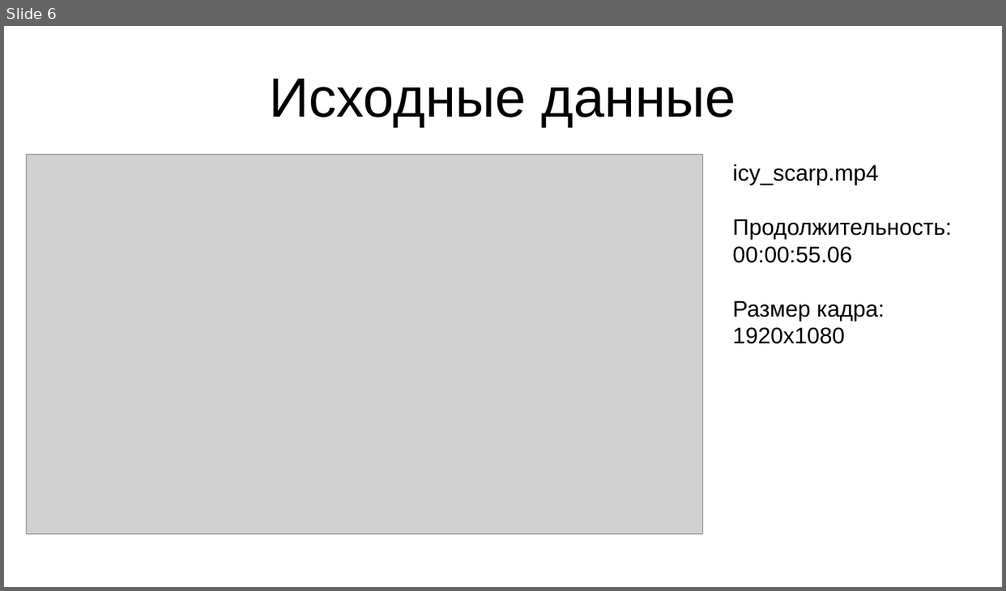
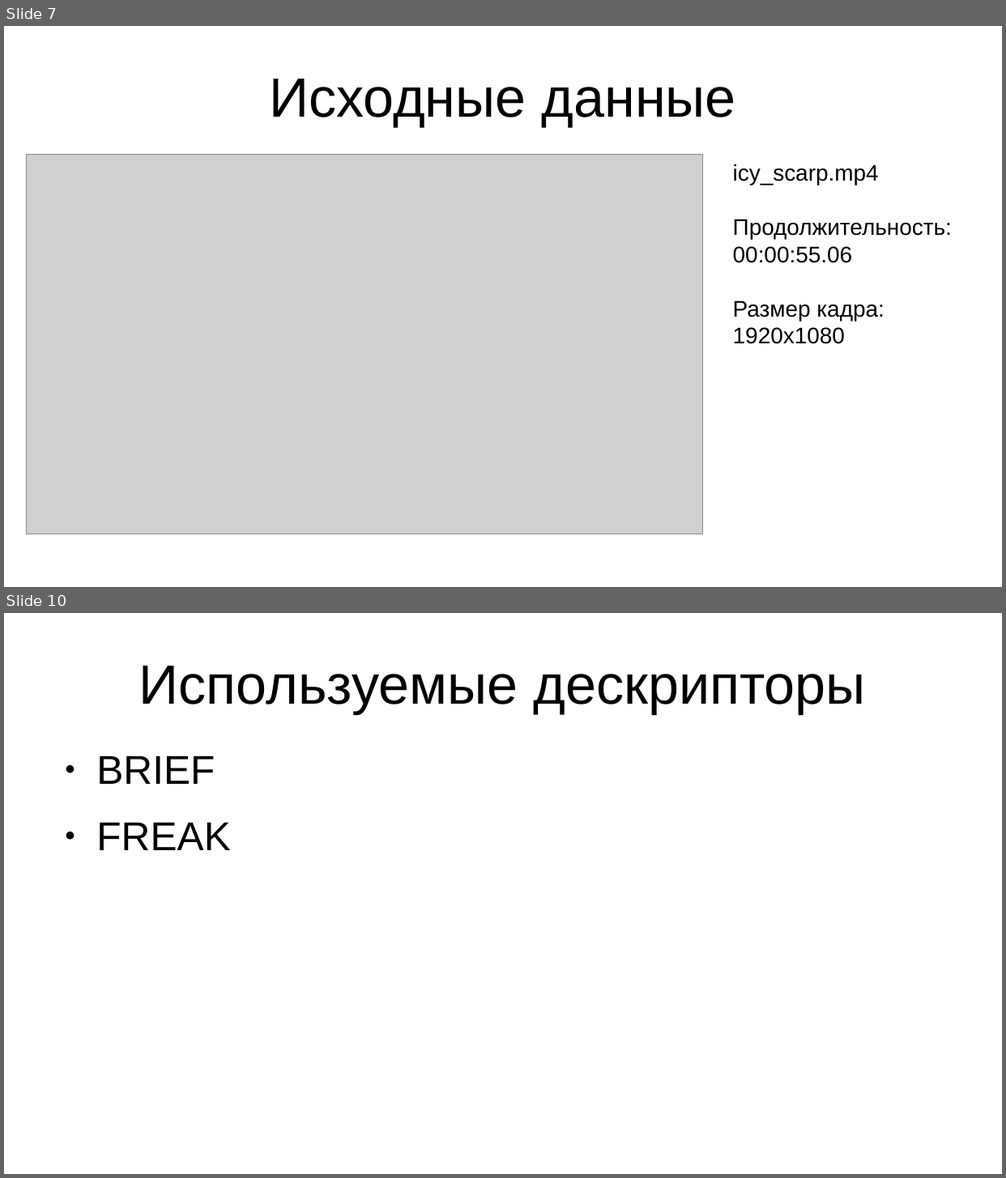
Before and after one commit to daniel-95/diploma, a slide deck: диплом/вкр.pptx. Shown one above the other, each under a label of ours: slide 6 before the commit, slides 7 and 10 after it; the slides between them are not shown. The pictures are 1006x591 and 1006x1178 pixels, drawn with LibreOffice and Linux fonts; fonts in the diff are those of the drawing; grey boxes stand for pictures. Boxes give left, top, right and bottom in pixels: in the first picture for what was removed or moved away, otherwise in the second. Text is boxed around its words. In the diff, an @@ line names an element or a change of style, - is before the commit and + after.

```diff
--- a/диплом/вкр.pptx
+++ b/диплом/вкр.pptx
@@ slide 10 added at bbox=[4, 613, 1002, 1174], background #FFFFFF @@
@@ text added at bbox=[139, 666, 865, 714], 44 pt, text #000000 @@
+Используемые дескрипторы
@@ text added at bbox=[96, 756, 231, 850], 32 pt, text #000000 @@
+● BRIEF
+● FREAK
@@ what was slide 6 is now slide 7 @@
```
Also in this commit, not shown: 4 slides changed, 12 other slides added, 2 slides removed, 1 other file.
